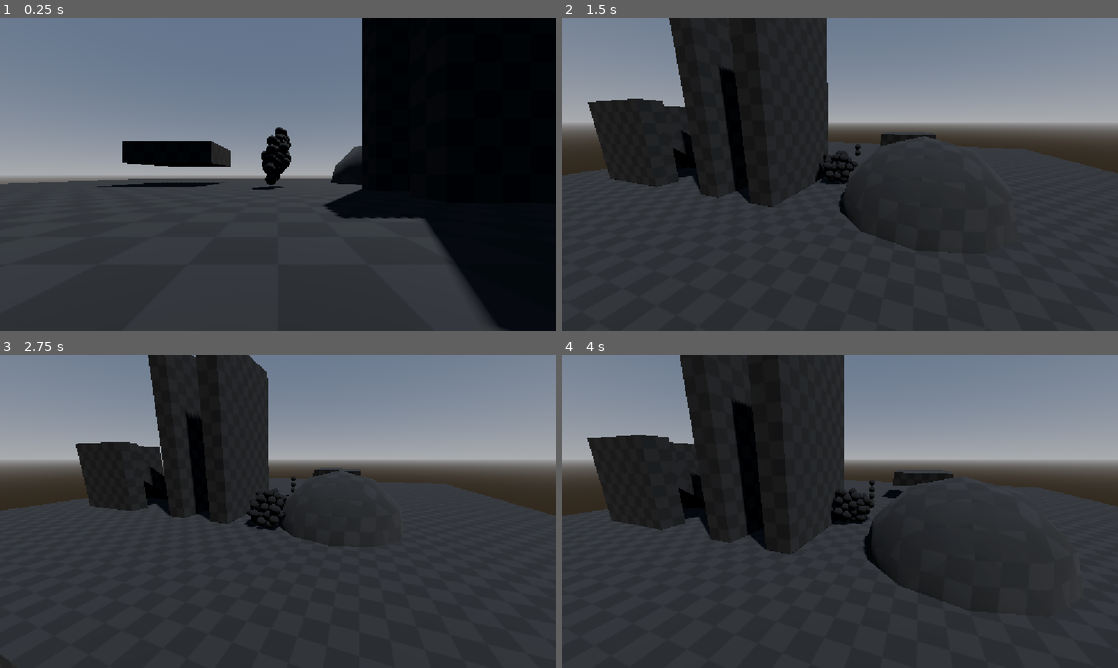
Above: before the commit, frames 1-4 (two rows, left to right).
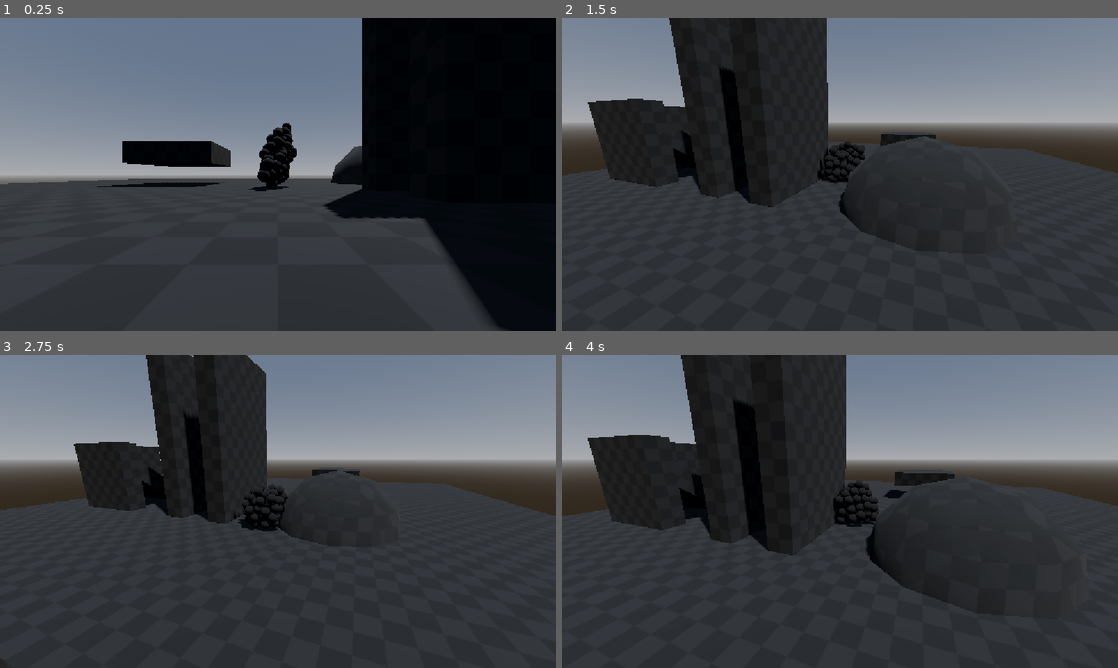
Above: after the commit, the same moments.

Repository: bigdcdog/Speek
Game: Godot game, scene res://scenes/main.tscn
Same seed, same stepped clock (60 frames per second), same inputs: the game is played once before the commit and once after it.
Inputs (mouse positions are in pixels of both pictures, inside the frame that each line leads up to):
- Up to frame 1 (0.25 s): no input
- Up to frame 2 (1.5 s): move the mouse to (962, 158) at 0.52 s; hold D (right) 0.53-1.28 s; hold Right mouse button (drag) 0.53-1.28 s; move the mouse to (728, 190) at 1.27 s; hold S (backward) from 1.28 s (still down); tap Mouse wheel up (zoom_in) at 1.35 s
- Up to frame 3 (2.75 s): move the mouse to (333, 442) at 2.02 s; release S (backward) at 2.03 s; hold D (right) from 2.03 s (still down); tap Mouse wheel down (zoom_out) at 2.1 s
- Up to frame 4 (4 s): move the mouse to (812, 574) at 2.77 s; release D (right) at 2.78 s; hold W (forward) 2.78-3.53 s; right-click (812, 574) at 2.85 s; move the mouse to (1006, 558) at 3.52 s; hold A (left) from 3.53 s (still down); tap Mouse wheel up (zoom_in) at 3.6 s

The runs differ from the first frame. In frame 1, 0.5% of the frame differs, in the area x 44-54%, y 33-56%; in frame 2, 0.4%; in frame 3, 1.0%; in frame 4, 1.1%, in the area x 0-100%, y 0-82%.

Commit message:
base movement

Diff:
--- a/scenes/chunk_manager.tscn
+++ b/scenes/chunk_manager.tscn
@@ -5,7 +5,7 @@
 [ext_resource type="Script" uid="uid://2y8rnp2f3q8o" path="res://scripts/camera_holder.gd" id="2_ixyoq"]
 
 [sub_resource type="SphereShape3D" id="SphereShape3D_yf5fn"]
-radius = 0.2
+radius = 0.1
 
 [node name="chunk_manager" type="Node3D" unique_id=1375283603]
 script = ExtResource("1_0oixa")
@@ -14,6 +14,7 @@
 collision_layer = 2
 collision_mask = 2
 script = ExtResource("1_1wyt4")
+max_distance = 3.0
 
 [node name="collision" type="CollisionShape3D" parent="target" unique_id=1826676139]
 shape = SubResource("SphereShape3D_yf5fn")
--- a/scripts/chunk_manager.gd
+++ b/scripts/chunk_manager.gd
@@ -16,7 +16,7 @@
 @export var chunk_mid_size := 10
 
 @export_group("chunk visuals")
-@export var chunk_radius = 0.2
+@export var base_chunk_radius = 0.2
 
 @export_group("chunk links")
 @export var max_connections := 5
@@ -28,11 +28,10 @@
 var chunks: Array = []
 var topology_timer := 0.0
 
-func spawn_chunk(chunk_name: int) -> void:
+func spawn_chunk(chunk_radius, chunk_position) -> void:
 	var chunk = CHUNK_SCENE.instantiate()
-	chunk.name = "chunk %s" % chunk_name
 	add_child(chunk)
-	chunk.position = spawn_position
+	chunk.position = chunk_position
 	chunk.collision.shape = chunk.collision.shape.duplicate()
 	chunk.radius = chunk_radius
 	chunk.collision.shape.radius = chunk_radius
@@ -41,8 +40,8 @@
 	chunks.append(chunk)
 
 func update_mesh() -> void:
-	var create_distance: float = chunk_radius * link_create_multiplier
-	var break_distance: float = chunk_radius * link_break_multiplier
+	var create_distance: float = base_chunk_radius * link_create_multiplier
+	var break_distance: float = base_chunk_radius * link_break_multiplier
 	for chunk in chunks:
 		for link in chunk.links.duplicate():
 			if not is_instance_valid(link):
@@ -125,8 +124,8 @@
 		chunk.pick_base()
 
 func _ready() -> void:
-	for i in range(chunk_count):
-		spawn_chunk(i)
+	for i in range(100):
+		spawn_chunk(base_chunk_radius, spawn_position)
 	update_mesh()
 	assign_targets()
 	update_integrity()
@@ -136,7 +135,6 @@
 
 	if topology_timer >= topology_interval:
 		topology_timer = 0.0
-		spawn_chunk(0)
 		update_mesh()
 
 	assign_targets()
--- a/scripts/target.gd
+++ b/scripts/target.gd
@@ -1,8 +1,14 @@
 extends CharacterBody3D
 
+@onready var chunk_manager: Node3D = $".."
+
 @export var speed = 5.0
+@export var max_distance := 2.0
 
 func _physics_process(_delta: float) -> void:
+	var nearest_chunk_pos = chunk_manager.chunks[0].global_position
+	var nearest_chunk_direction = global_position.direction_to(nearest_chunk_pos)
+	var distance_to_nearest_chunk = global_position.distance_to(nearest_chunk_pos)
 	var input_dir := Input.get_vector("left", "right", "forward", "backward")
 	var vertical := Input.get_axis("down", "up")
 	var direction := (transform.basis * Vector3(input_dir.x, vertical, input_dir.y)).normalized()
@@ -14,5 +20,8 @@
 		velocity.x = move_toward(velocity.x, 0, speed)
 		velocity.y = move_toward(velocity.y, 0, speed)
 		velocity.z = move_toward(velocity.z, 0, speed)
-
+	if distance_to_nearest_chunk > max_distance:
+		var target_velocity = nearest_chunk_direction * speed
+		var lerp_speed = (distance_to_nearest_chunk ** 2) / 10.0
+		velocity = velocity.lerp(target_velocity, lerp_speed)
 	move_and_slide()
